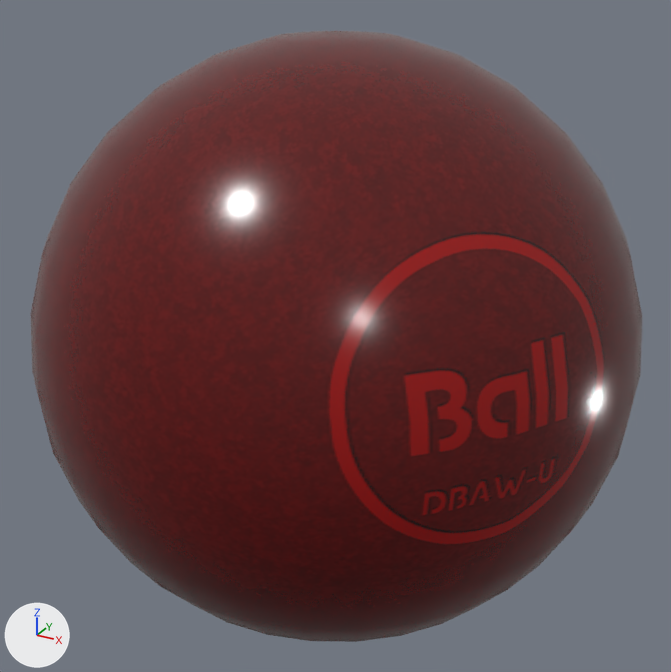
The glTF model GFX/My/Items/ItemScp018/scp018.gltf, before and after one commit.
One viewpoint serves both versions: a 50 mm camera at (1.409, -2.568, 1.283) aimed at (-0.002, -0.001, 0.0). Every picture has the same lights, and +X, +Y and +Z are marked at lower left.
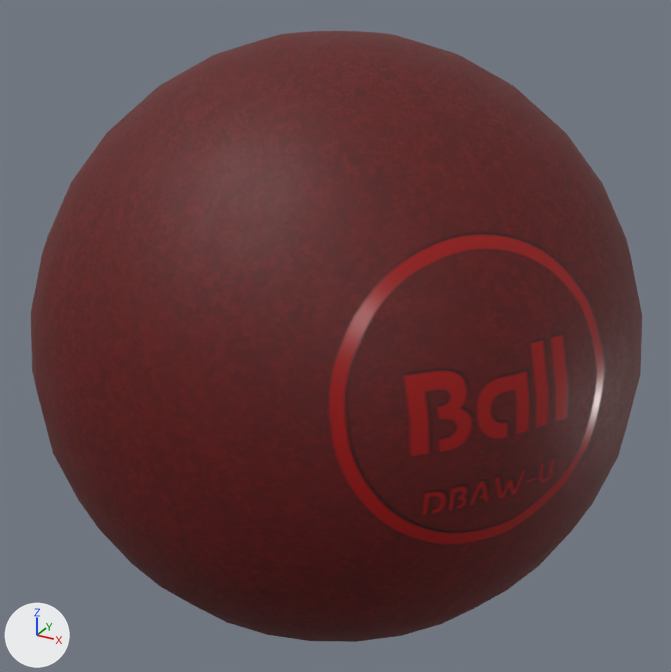
Where the change shows, as pixel boxes [x1, y1, x2, y2] in the pictures (671 x 672 px):
'Sphere.001', surface changed
    both: [31, 31, 642, 642]

The change, as a diff of the scene's bpy script:
```diff
--- a/GFX/My/Items/ItemScp018/scp018.gltf.py
+++ b/GFX/My/Items/ItemScp018/scp018.gltf.py
@@ img_scp018_rough @@
+img_scp018_rough = load_image('Scp018_rough', 'Scp018_rough.png', 2048, 2048, 'Non-Color')
@@ mat_material_001 @@
 n0 = _N.new('ShaderNodeBsdfPrincipled'); n0.name = 'Principled BSDF'
-n0.inputs[2].default_value = 0.195  # 'Roughness'
 n1 = _N.new('ShaderNodeOutputMaterial'); n1.name = 'Material Output'
@@ mat_material_001 @@
 n2.image = img_scp018_base
+n3 = _N.new('ShaderNodeMath'); n3.name = 'Math'
+n3.operation = 'MULTIPLY'
+n3.inputs[1].default_value = 0.0  # 'Value'
+n4 = _N.new('ShaderNodeSeparateColor'); n4.name = 'Separate Color'
+n5 = _N.new('ShaderNodeTexImage'); n5.name = 'Image Texture.001'
+n5.image = img_scp018_rough
 _L.new(n0.outputs[0], n1.inputs[0])  # 'BSDF' to 'Surface'
 _L.new(n2.outputs[0], n0.inputs[0])  # 'Color' to 'Base Color'
+_L.new(n3.outputs[0], n0.inputs[1])  # 'Value' to 'Metallic'
+_L.new(n4.outputs[2], n3.inputs[0])  # 'Blue' to 'Value'
+_L.new(n4.outputs[1], n0.inputs[2])  # 'Green' to 'Roughness'
+_L.new(n5.outputs[0], n4.inputs[0])  # 'Color' to 'Color'
```
